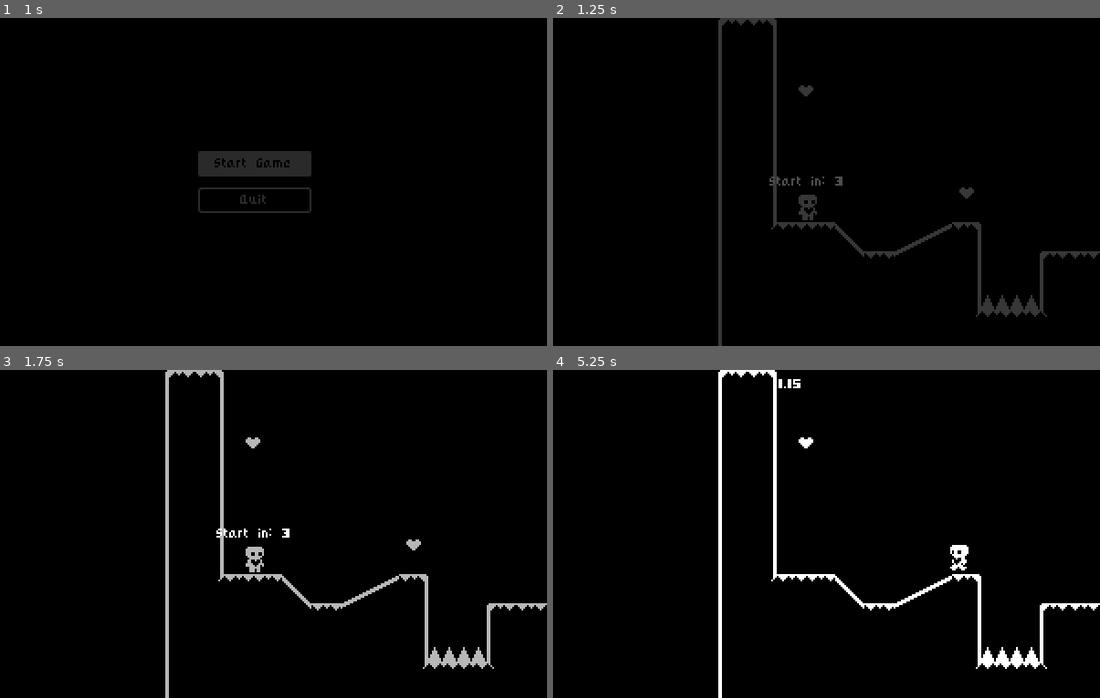
Above: before the commit, frames 1-4 (two rows, left to right).
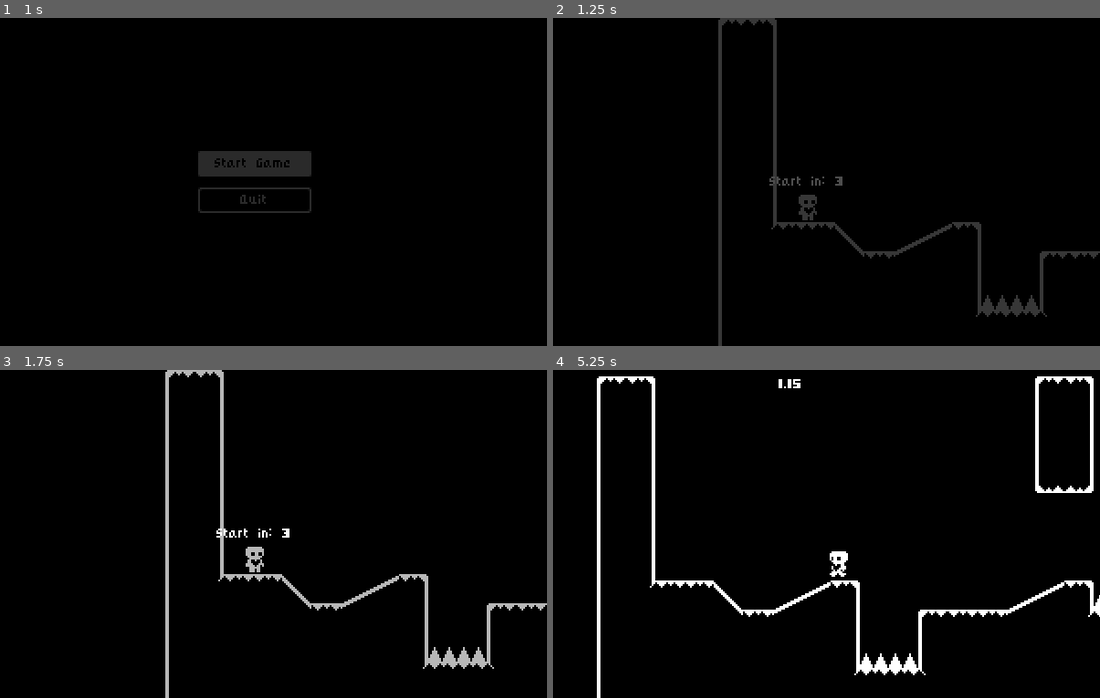
Above: after the commit, the same moments.

Repository: Lesosa12/Metroidvania
Game: Godot game, scene res://Scenes/start_menu.tscn
The game is run twice, just before and just after one commit, with the same random seed, the same clock (stepped at 60 frames per second) and the same inputs.
Inputs:
- Up to frame 1 (1 s): click "Start Game" at 0.5 s
- Up to frame 2 (1.25 s): no input
- Up to frame 3 (1.75 s): hold Right (move_right) from 1.28 s (still down); tap Up (jump) at 1.52 s
- Up to frame 4 (5.25 s): tap Enter at 2, 3.5 s; tap Up (jump) at 2.27, 3.77, 4.52 s; tap Space at 2.75 s; release Right (move_right) at 2.78 s; hold Left (move_left) 2.78-3.53 s; hold Right (move_right) 3.53-5.03 s; hold Left (move_left) from 5.03 s (still down)

Frame 1 is identical in both runs. In frame 2, 0.1% of the frame differs, in the area x 44-77%, y 20-55%; in frame 3, 0.1%; in frame 4, 6.4%, in the area x 8-100%, y 0-100%.
Error before the commit: Invalid operands 'Vector2i' and 'Vector2' in operator '/'. (res://Scripts/PlayerCamera.gd:33)

Commit message:
camera work

Diff:
--- a/Heart-Platformer-Godot-4-main/Scenes/door.tscn
+++ b/Heart-Platformer-Godot-4-main/Scenes/door.tscn
@@ -18,4 +18,6 @@
 offset_right = 10.0
 offset_bottom = 10.0
 
+[node name="Marker2D" type="Marker2D" parent="."]
+
 [connection signal="body_entered" from="." to="." method="_on_body_entered"]
--- a/Heart-Platformer-Godot-4-main/Scenes/level_one.tscn
+++ b/Heart-Platformer-Godot-4-main/Scenes/level_one.tscn
@@ -1,9 +1,8 @@
-[gd_scene load_steps=6 format=3 uid="uid://bhifl221bu6i3"]
+[gd_scene load_steps=5 format=3 uid="uid://bhifl221bu6i3"]
 
 [ext_resource type="PackedScene" uid="uid://dxev2igc1wpv5" path="res://Scenes/world.tscn" id="1_76218"]
 [ext_resource type="PackedScene" uid="uid://b2jh5urlv1mvv" path="res://Scenes/level_two.tscn" id="2_3pwt2"]
 [ext_resource type="PackedScene" uid="uid://6jsoqvcs8feb" path="res://Scenes/spikes.tscn" id="2_p4tnf"]
-[ext_resource type="PackedScene" uid="uid://b7ssnkt4brfcg" path="res://Scenes/heart.tscn" id="3_uefpj"]
 [ext_resource type="PackedScene" uid="uid://bx8enf5ix4chl" path="res://Scenes/level_tile_map.tscn" id="4_w5pw2"]
 
 [node name="LevelOne" instance=ExtResource("1_76218")]
@@ -14,7 +13,6 @@
 
 [node name="PlayerCamera" parent="." index="1"]
 position = Vector2(33, 90)
-position_smoothing_enabled = true
 
 [node name="Spikes" parent="." index="3" instance=ExtResource("2_p4tnf")]
 position = Vector2(128, 160)
@@ -28,21 +26,6 @@
 [node name="Spikes4" parent="." index="6" instance=ExtResource("2_p4tnf")]
 position = Vector2(272, 128)
 
-[node name="Heart" parent="." index="7" instance=ExtResource("3_uefpj")]
-position = Vector2(120, 96)
-
-[node name="Heart5" parent="." index="8" instance=ExtResource("3_uefpj")]
-position = Vector2(32, 40)
-
-[node name="Heart2" parent="." index="9" instance=ExtResource("3_uefpj")]
-position = Vector2(280, 64)
-
-[node name="Heart3" parent="." index="10" instance=ExtResource("3_uefpj")]
-position = Vector2(264, 24)
-
-[node name="Heart4" parent="." index="11" instance=ExtResource("3_uefpj")]
-position = Vector2(304, -16)
-
-[node name="LevelTileMap2" parent="." index="12" instance=ExtResource("4_w5pw2")]
+[node name="LevelTileMap2" parent="." index="7" instance=ExtResource("4_w5pw2")]
 layer_0/tile_data = PackedInt32Array(0, 131072, 0, 65536, 131072, 1, 131072, 131072, 1, 196608, 131072, 1, 262144, 1310 …(2451 unchanged characters)…
 layer_1/tile_data = PackedInt32Array(458758, 262145, 0, 458757, 196609, 0, 458755, 393218, 0, 458766, 262145, 0, 458765 …(217 unchanged characters)…
--- a/Heart-Platformer-Godot-4-main/Scenes/player_camera.tscn
+++ b/Heart-Platformer-Godot-4-main/Scenes/player_camera.tscn
@@ -3,4 +3,5 @@
 [ext_resource type="Script" path="res://Scripts/PlayerCamera.gd" id="1_i8yxk"]
 
 [node name="PlayerCamera" type="Camera2D"]
+position_smoothing_enabled = true
 script = ExtResource("1_i8yxk")
--- a/Heart-Platformer-Godot-4-main/Scenes/room_detector.tscn
+++ b/Heart-Platformer-Godot-4-main/Scenes/room_detector.tscn
@@ -3,11 +3,13 @@
 [ext_resource type="Script" path="res://Scripts/room_detector.gd" id="1_q6gji"]
 
 [sub_resource type="RectangleShape2D" id="RectangleShape2D_8xyy5"]
+size = Vector2(16, 16)
 
 [node name="RoomDetector" type="Area2D"]
 script = ExtResource("1_q6gji")
 
 [node name="CollisionShape2D" type="CollisionShape2D" parent="."]
+scale = Vector2(1e-05, 1e-05)
 shape = SubResource("RectangleShape2D_8xyy5")
 
 [connection signal="body_entered" from="." to="." method="_on_body_entered"]
--- a/Heart-Platformer-Godot-4-main/Scenes/world.tscn
+++ b/Heart-Platformer-Godot-4-main/Scenes/world.tscn
@@ -42,6 +42,8 @@
 "RESET": SubResource("Animation_rgliv"),
 "countdown": SubResource("Animation_md5ff")
 }
+
+[sub_resource type="RectangleShape2D" id="RectangleShape2D_15llu"]
 
 [node name="World" type="Node2D"]
 script = ExtResource("1_0p26b")
@@ -99,5 +101,13 @@
 "": SubResource("AnimationLibrary_pnolj")
 }
 
+[node name="PlayerDetector" type="Area2D" parent="."]
+collision_layer = 0
+collision_mask = 2
+
+[node name="CollisionShape2D" type="CollisionShape2D" parent="PlayerDetector"]
+shape = SubResource("RectangleShape2D_15llu")
+
 [connection signal="next_level" from="CanvasLayer/LevelCompleted" to="." method="_on_level_completed_next_level"]
 [connection signal="retry" from="CanvasLayer/LevelCompleted" to="." method="_on_level_completed_retry"]
+[connection signal="body_entered" from="PlayerDetector" to="." method="_on_player_detector_body_entered"]
--- a/Heart-Platformer-Godot-4-main/Scripts/Events.gd
+++ b/Heart-Platformer-Godot-4-main/Scripts/Events.gd
@@ -1,3 +1,5 @@
 extends Node
 
 signal level_completed
+
+signal room_completed(room)
--- a/Heart-Platformer-Godot-4-main/Scripts/PlayerCamera.gd
+++ b/Heart-Platformer-Godot-4-main/Scripts/PlayerCamera.gd
@@ -12,15 +12,15 @@
 # Camera parameters
 var cameraOffset = Vector2(0, -22)
 var cameraSpeed = 5.0
-# Define initial camera boundaries for the first room
-var minXRoom1 = -500
-var maxXRoom1 = 500
-var minYRoom1 = -500
-var maxYRoom1 = 500
 
 func _ready():
+	Events.room_completed.connect(func(room):
+		global_position = room.global_position
+	)
+
+
 	get_window().size_changed.connect(set_screenSize)
-	set_screenSize()
+	#set_screenSize()
 
 	for i in get_tree().get_nodes_in_group("roomDetector"):
 		i.roomEntered.connect(setRoom)
@@ -30,12 +30,12 @@
 	setPosition(roomposition)
 
 func setZoom(roomscale):
-	var nzoomVector = SCREEN_SIZE/roomscale
-	var nzoom = min(nzoomVector.x, nzoomVector.y)
-	nzoom = roundf(nzoom*10)/10
+	#var nzoomVector = SCREEN_SIZE/roomscale
+	#var nzoom = min(nzoomVector.x, nzoomVector.y)
+	#nzoom = roundf(nzoom*10)/10
 
 	var zoomTween = create_tween()
-	zoomTween.tween_property(self, "zoom", Vector2(nzoom, nzoom), 0.5)
+	#zoomTween.tween_property(self, "zoom", Vector2(nzoom, nzoom), 0.5)
 	zoomTween.play()
 
 	#zoom = Vector2(nzoom,nzoom)
@@ -51,7 +51,13 @@
 	stored_position = roomposition
 
 func _process(delta):
-	pass
+	if player:
+		# Calculate the target position for the camera
+		var targetPosition = player.global_position + cameraOffset
+
+		# Interpolate the camera's position towards the target position
+		global_position = global_position.lerp(targetPosition, delta * cameraSpeed)
+
 
 func set_screenSize():
 	SCREEN_SIZE = get_window().size
--- a/Heart-Platformer-Godot-4-main/Scripts/door.gd
+++ b/Heart-Platformer-Godot-4-main/Scripts/door.gd
@@ -4,7 +4,10 @@
 @export var nextRoomName: String = ""
 @export var cameraPosition: Vector2 = Vector2.ZERO
 
+@onready var marker_2d = $Marker2D
+
 func _on_body_entered(body):
+	body.global_position = marker_2d.global_position
 	if body.name == "Player":
 		change_room()
 
--- a/Heart-Platformer-Godot-4-main/Scripts/world.gd
+++ b/Heart-Platformer-Godot-4-main/Scripts/world.gd
@@ -62,3 +62,7 @@
 # Add a method to get the spawn point for a specific door
 func get_spawn_point(doorName):
 	return spawnPoints.get(doorName, Vector2.ZERO)  # Default spawn point is Vector2.ZERO
+
+
+func _on_player_detector_body_entered(body):
+	Events.room_entered.emit(self)
Not shown: 1 places in Heart-Platformer-Godot-4-main/Scenes/world.tscn that only renumber resources
